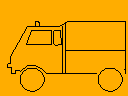
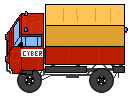
Layers edited between the first and the second w=128, h=96 image:
removed layer "Layer 6(pasted)" over bbox(64, 0, 128, 96)
removed layer "Layer 3" over bbox(0, 0, 128, 96)
added layer "body" above "wheel left" over bbox(0, 0, 128, 96)
added layer "wheel left" above "wheel right" over bbox(0, 56, 72, 96)
added layer "wheel right" above "background" over bbox(16, 56, 128, 96)
added layer "background" above "Layer 8(pasted)" over bbox(0, 0, 128, 96)
hid "Layer 1", painted on it over bbox(0, 0, 128, 96)
removed layer "Layer 7" over bbox(0, 0, 128, 96)
